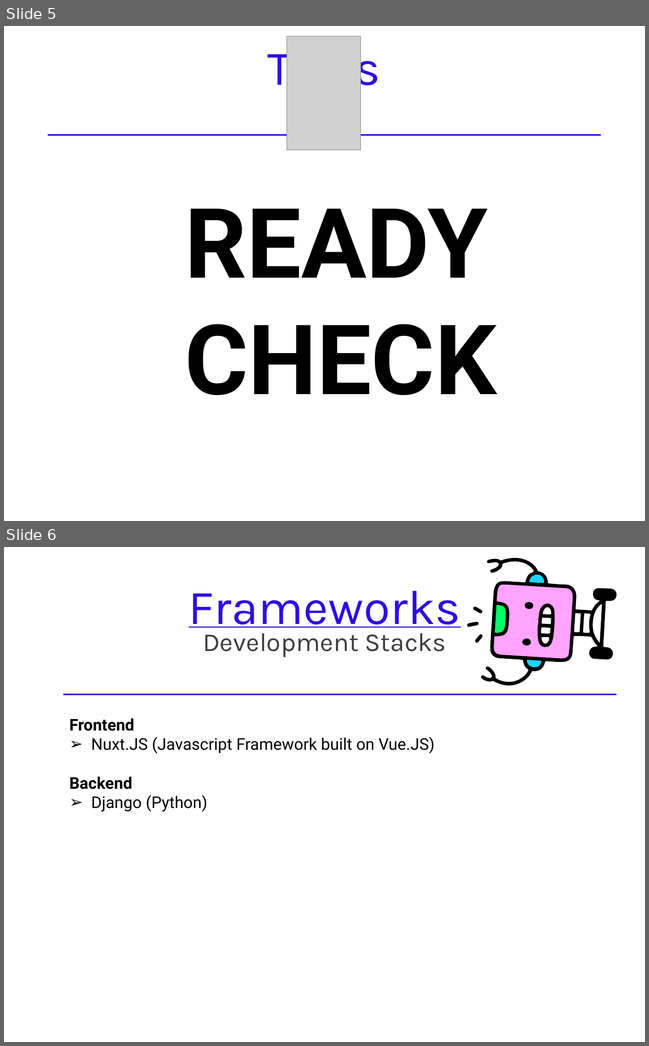
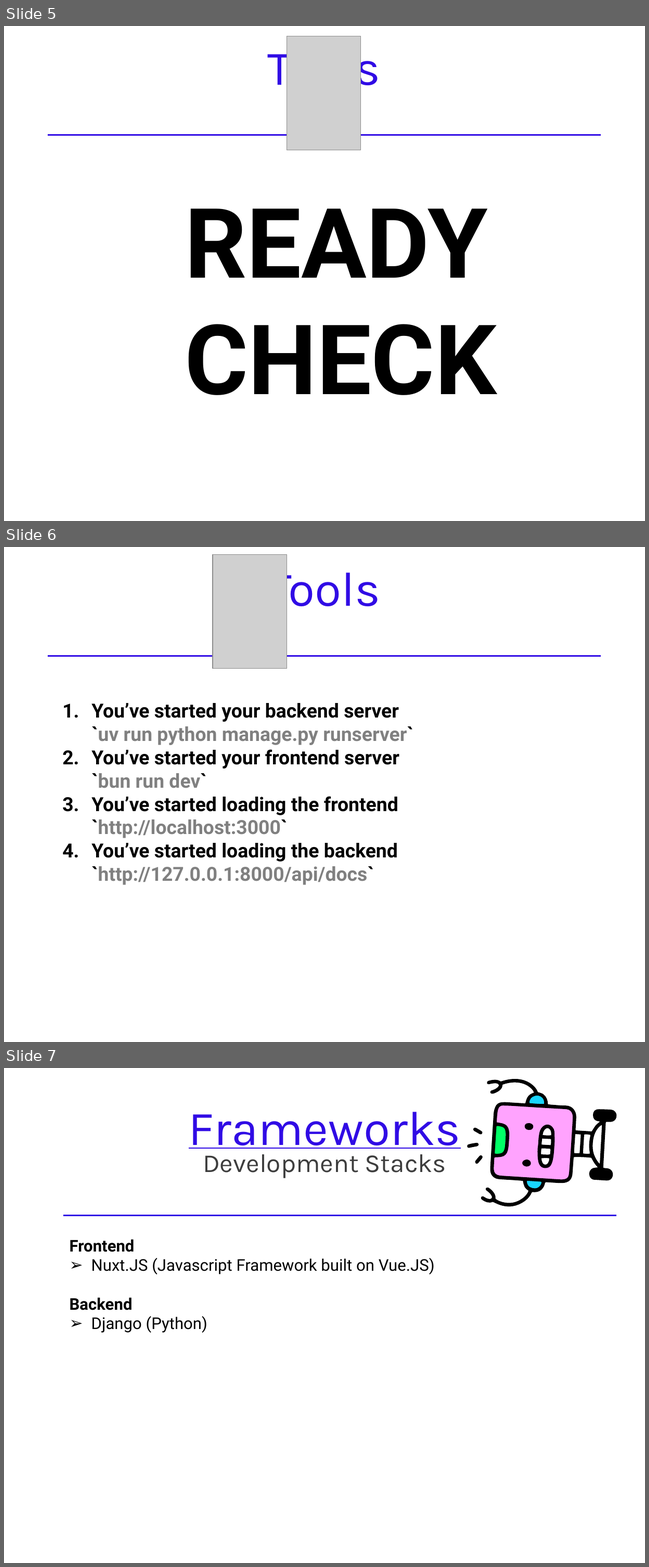
Before and after one commit to Atsukio/REST-API-Workshop, a slide deck: docs/REST API Workshop.pptx. Shown one above the other, each under a label of ours: slides 5 and 6 before the commit, slides 5, 6 and 7 after it. The pictures are 649x1046 and 649x1567 pixels, drawn with LibreOffice and Linux fonts; fonts in the diff are those of the drawing; grey boxes stand for pictures. Boxes give left, top, right and bottom in pixels: in the first picture for what was removed or moved away, otherwise in the second. Text is boxed around its words. In the diff, an @@ line names an element or a change of style, - is before the commit and + after.

Commit message:
docs: add solution, ready check and robots to slides

```diff
--- a/docs/REST API Workshop.pptx
+++ b/docs/REST API Workshop.pptx
@@ slide 6 added at bbox=[4, 547, 645, 1042], background #FFFFFF @@
@@ picture added at bbox=[213, 555, 286, 669] @@
@@ text added at bbox=[268, 562, 380, 617], 60 pt, text #300BE5 @@
+Tools
@@ line added from (48, 656) to (600, 656), #300BE5 2 pt @@
@@ text added at bbox=[91, 703, 413, 885], 24 pt, text #000000, bold @@
+1. You’ve started your backend server
+   `uv run python manage.py runserver`
+2. You’ve started your frontend server
+   `bun run dev`
+3. You’ve started loading the frontend `http://localhost:3000`
+4. You’ve started loading the backend `http://127.0.0.1:8000/api/docs`
@@ what was slide 6 is now slide 7 @@
```
Also in this commit, not shown: 10 slides changed, 1 other slide added.
